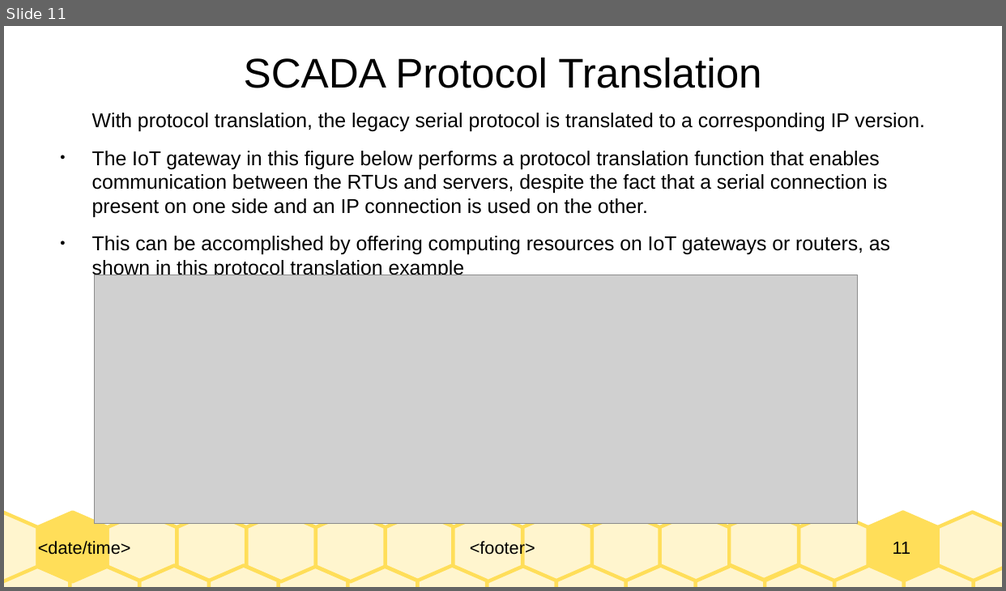
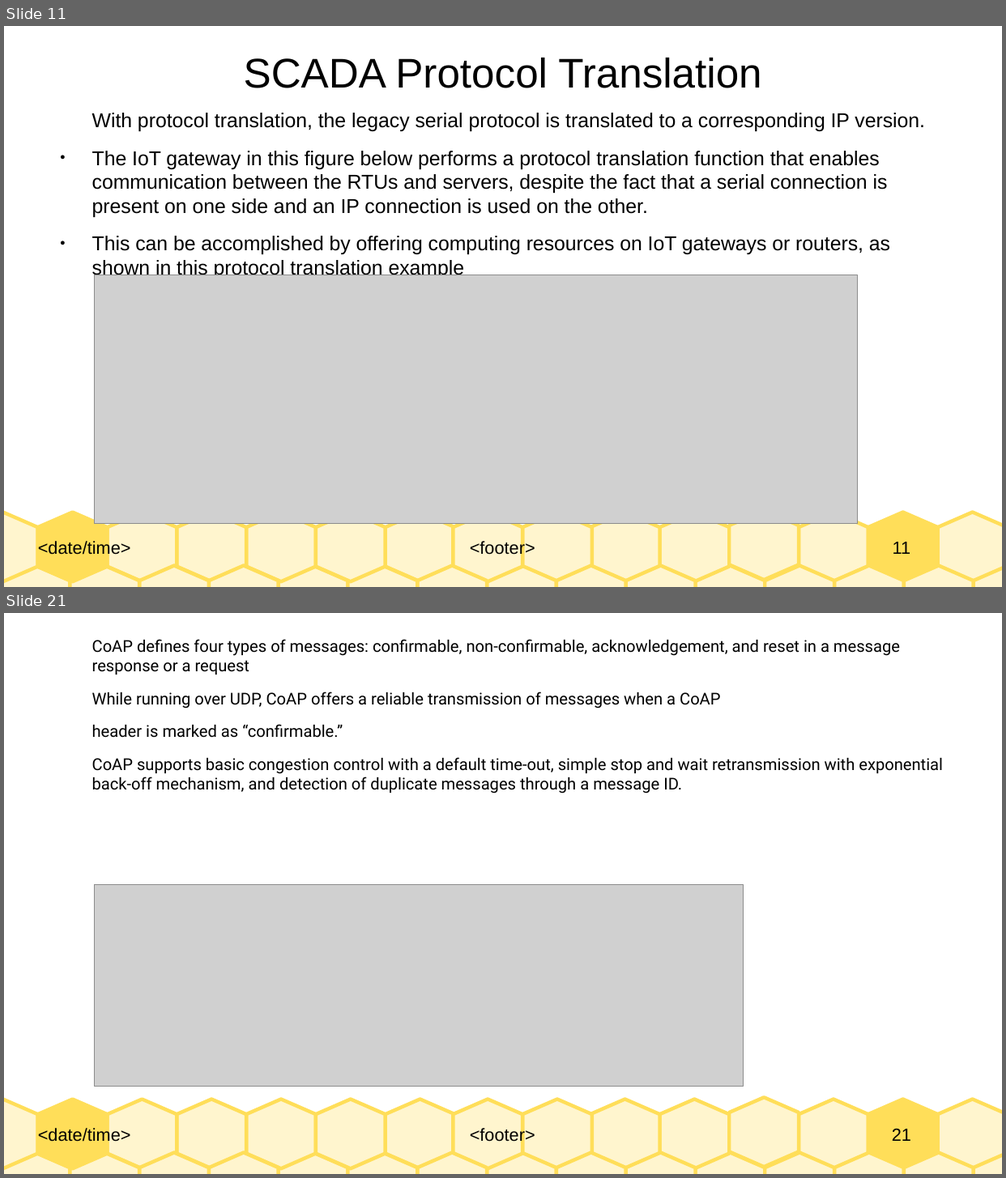
Before and after one commit to Dihfahsih1/Masters-Software-Engineering, a slide deck: yr-sem1/IoT/chapter-6-slides.odp. Shown one above the other, each under a label of ours: slide 11 before the commit, slides 11 and 21 after it; the slides between them are not shown. The pictures are 1006x591 and 1006x1178 pixels, drawn with LibreOffice and Linux fonts; fonts in the diff are those of the drawing; grey boxes stand for pictures. Boxes give left, top, right and bottom in pixels: in the first picture for what was removed or moved away, otherwise in the second. Text is boxed around its words. In the diff, an @@ line names an element or a change of style, - is before the commit and + after.

```diff
--- a/yr-sem1/IoT/chapter-6-slides.odp
+++ b/yr-sem1/IoT/chapter-6-slides.odp
@@ slide 21 added at (x1=4, y1=613, x2=1002, y2=1174), background #FFFFFF; not listed: 33 template elements that a slide beside it also shows @@
@@ text added at (x1=92, y1=639, x2=943, y2=794), 13 pt, text #000000 @@
+CoAP defines four types of messages: confirmable, non-confirmable, acknowledgement, and reset in a message response or a request
+While running over UDP, CoAP offers a reliable transmission of messages when a CoAP
+header is marked as “confirmable.”
+CoAP supports basic congestion control with a default time-out, simple stop and wait retransmission with exponential back-off mechanism, and detection of duplicate messages through a message ID.
@@ picture added at (x1=95, y1=884, x2=744, y2=1087) @@
```
Also in this commit, not shown: 11 other slides added, 1 other file.
